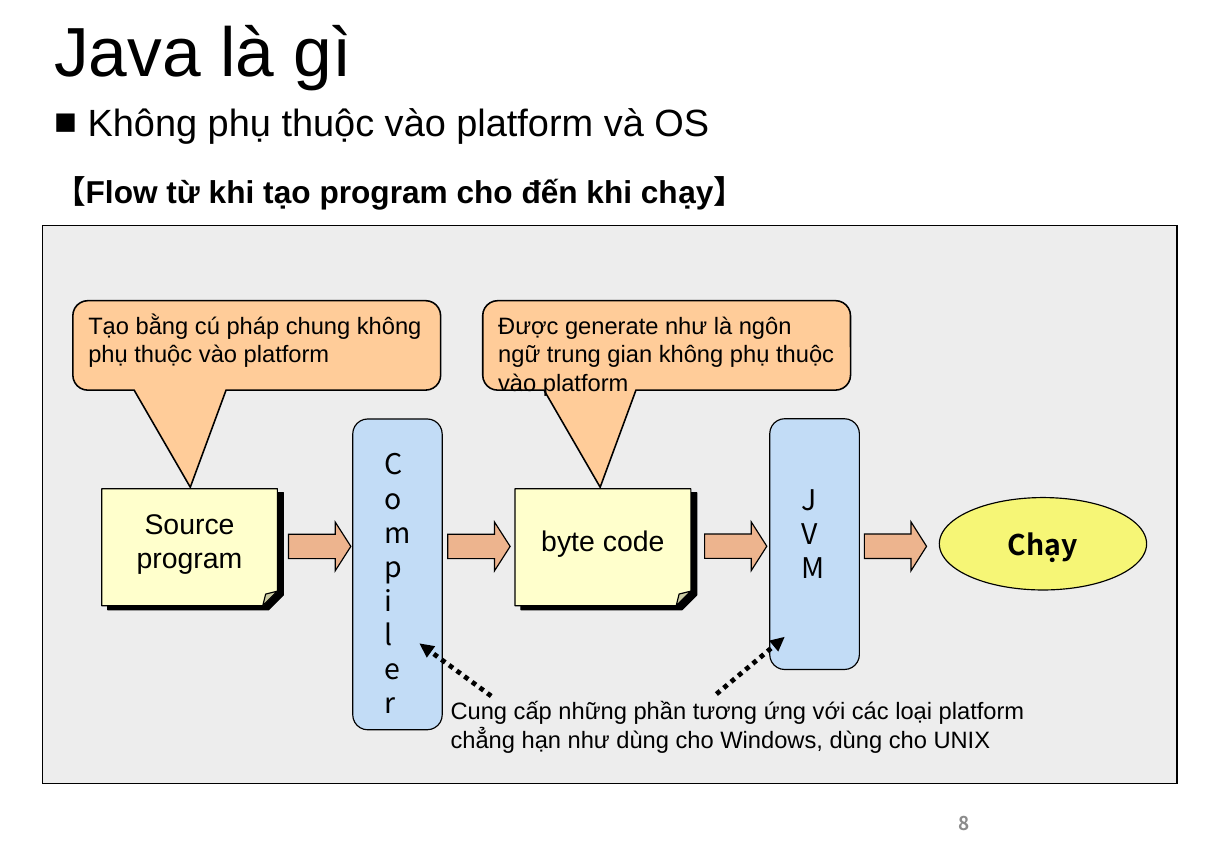
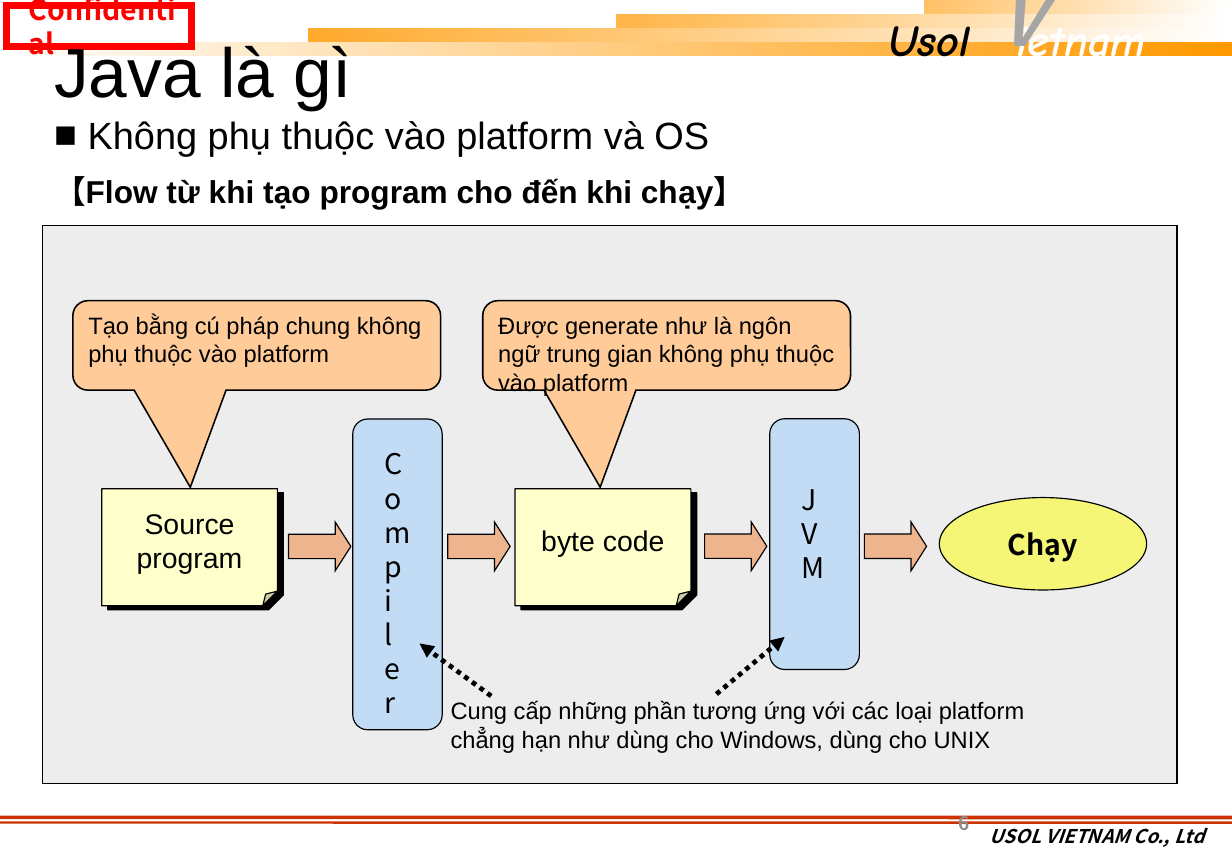
Before and after one commit to khuongmaingoc/javaDoc, a slide deck: slide 6 of Java_Week1.pptx (slide 8 before the commit). Drawn at 1232x853 pixels with LibreOffice and Linux fonts; fonts in the diff are those of the drawing; background and template pictures are left out. Boxes give left, top, right and bottom in pixels: in the first picture for what was removed or moved away, otherwise in the second. Text is boxed around its words. In the diff, an @@ line names an element or a change of style, - is before the commit and + after.

Commit message:
update Java_Week1

```diff
--- a/Java_Week1.pptx
+++ b/Java_Week1.pptx
@@ rectangle added at bbox=[7, 6, 192, 47], outline #FF0000 4.5 pt, 18 pt, text #FF0000, bold @@
+Confidential
@@ text added at bbox=[888, 18, 1146, 70], 28 pt, text #FFFFFF, bold, italic @@
+Usol ietnam
@@ group added at bbox=[0, 0, 1232, 56]: 4 rectangles @@
@@ text added at bbox=[1000, 0, 1039, 63], 40 pt, text #A5A5A5, bold, italic @@
+V
@@ text "Java là gì" rewrapped from bbox=[54, 24, 352, 89] to bbox=[54, 41, 352, 110] @@
@@ text "Không phụ thuộc vào platform ...": place and size @@
-text "Không phụ thuộc vào platform ..." at bbox=[88, 108, 709, 143]
+text "Không phụ thuộc vào platform ..." at bbox=[88, 121, 709, 156]
@@ line added from (0, 818) to (1232, 818), #CC3300 2.25 pt @@
@@ line added from (0, 822) to (1232, 822), #CC3300 1.5 pt @@
@@ page number at bbox=[959, 815, 970, 830]: text changed @@
-8
+6
@@ text added at bbox=[990, 822, 1204, 847], 12 pt, text #000000, bold, italic @@
+USOL VIETNAM Co., Ltd
```
Also in this commit, not shown: 5 other slides changed, 26 slides added, 3 slides removed, 1 other file.
